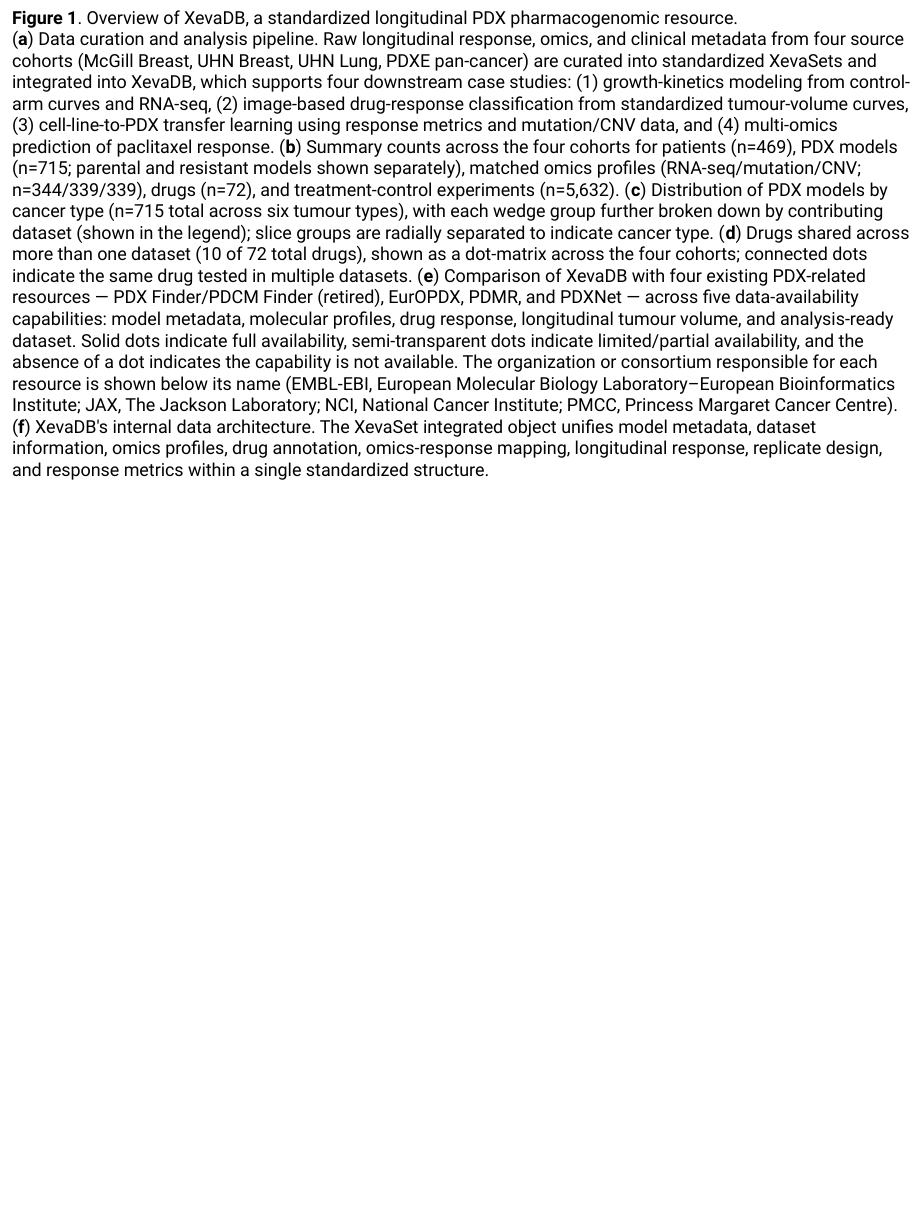
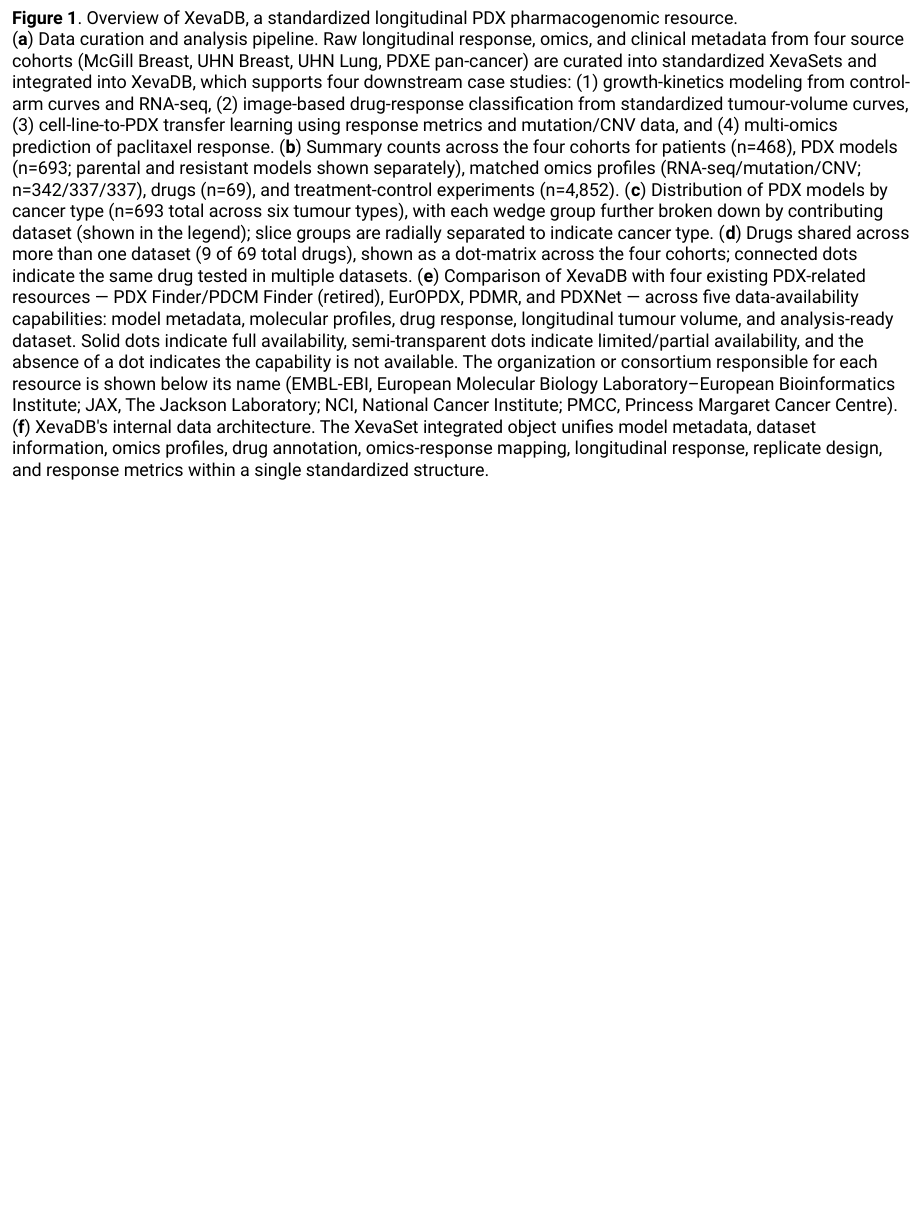
Before and after one commit to guanqiaofeng/XevaDB_case_study, a slide deck: slide 2 of figures/Figures.pptx. Drawn at 924x1232 pixels with LibreOffice and Linux fonts; fonts in the diff are those of the drawing. Boxes give left, top, right and bottom in pixels: in the first picture for what was removed or moved away, otherwise in the second. Text is boxed around its words. In the diff, an @@ line names an element or a change of style, - is before the commit and + after.

Commit message:
fixed datasets: PDXE_v1, McGill_v2, UHN_lung_v1, UHN_breast_v1. consistant with orcestra and zenodo. re-extracted data and finalized numbers in figure 1.

```diff
--- a/figures/Figures.pptx
+++ b/figures/Figures.pptx
@@ text at bbox=[12, 31, 911, 480]: text changed @@
-(a) Data curation and analysis pipeline. Raw longitudinal response, omics, and clinical metadata from four source cohorts (McGill Breast, UHN Breast, UHN Lung, PDXE pan-cancer) are curated into standardized XevaSets and integrated into XevaDB, which supports four downstream case studies: (1) growth-kinetics modeling from control-arm curves and RNA-seq, (2) image-based drug-response classification from standardized tumour-volume curves, (3) cell-line-to-PDX transfer learning using response metrics and mutation/CNV data, and (4) multi-omics prediction of paclitaxel response. (b) Summary counts across the four cohorts for patients (n=469), PDX models (n=715; parental and resistant models shown separately), matched omics profiles (RNA-seq/mutation/CNV; n=344/339/339), drugs (n=72), and treatment-control experiments (n=5,632). (c) Distribution of PDX models by cancer type (n=715 total across six tumour types), with each wedge group further broken down by contributing dataset (shown in the legend); slice groups are radially separated to indicate cancer type. (d) Drugs shared across more than one dataset (10 of 72 total drugs), shown as a dot-matrix across the four cohorts; connected dots indicate the same drug tested in multiple datasets. (e) Comparison of XevaDB with four existing PDX-related resources — PDX Finder/PDCM Finder (retired), EurOPDX, PDMR, and PDXNet — across five data-availability capabilities: model metadata, molecular profiles, drug response, longitudinal tumour volume, and analysis-ready dataset. Solid dots indicate full availability, semi-transparent dots indicate limited/partial availability, and the absence of a dot indicates the capability is not available. The organization or consortium responsible for each resource is shown below its name (EMBL-EBI, European Molecular Biology Laboratory–European Bioinformatics Institute; JAX, The Jackson Laboratory; NCI, National Cancer Institute; PMCC, Princess Margaret Cancer Centre). (f) XevaDB's internal data architecture. The XevaSet integrated object unifies model metadata, dataset information, omics profiles, drug annotation, omics-response mapping, longitudinal response, replicate design, and response metrics within a single standardized structure.
+(a) Data curation and analysis pipeline. Raw longitudinal response, omics, and clinical metadata from four source cohorts (McGill Breast, UHN Breast, UHN Lung, PDXE pan-cancer) are curated into standardized XevaSets and integrated into XevaDB, which supports four downstream case studies: (1) growth-kinetics modeling from control-arm curves and RNA-seq, (2) image-based drug-response classification from standardized tumour-volume curves, (3) cell-line-to-PDX transfer learning using response metrics and mutation/CNV data, and (4) multi-omics prediction of paclitaxel response. (b) Summary counts across the four cohorts for patients (n=468), PDX models (n=693; parental and resistant models shown separately), matched omics profiles (RNA-seq/mutation/CNV; n=342/337/337), drugs (n=69), and treatment-control experiments (n=4,852). (c) Distribution of PDX models by cancer type (n=693 total across six tumour types), with each wedge group further broken down by contributing dataset (shown in the legend); slice groups are radially separated to indicate cancer type. (d) Drugs shared across more than one dataset (9 of 69 total drugs), shown as a dot-matrix across the four cohorts; connected dots indicate the same drug tested in multiple datasets. (e) Comparison of XevaDB with four existing PDX-related resources — PDX Finder/PDCM Finder (retired), EurOPDX, PDMR, and PDXNet — across five data-availability capabilities: model metadata, molecular profiles, drug response, longitudinal tumour volume, and analysis-ready dataset. Solid dots indicate full availability, semi-transparent dots indicate limited/partial availability, and the absence of a dot indicates the capability is not available. The organization or consortium responsible for each resource is shown below its name (EMBL-EBI, European Molecular Biology Laboratory–European Bioinformatics Institute; JAX, The Jackson Laboratory; NCI, National Cancer Institute; PMCC, Princess Margaret Cancer Centre). (f) XevaDB's internal data architecture. The XevaSet integrated object unifies model metadata, dataset information, omics profiles, drug annotation, omics-response mapping, longitudinal response, replicate design, and response metrics within a single standardized structure.
```
Also in this commit, not shown: 1 other slide changed, 18 other files.
